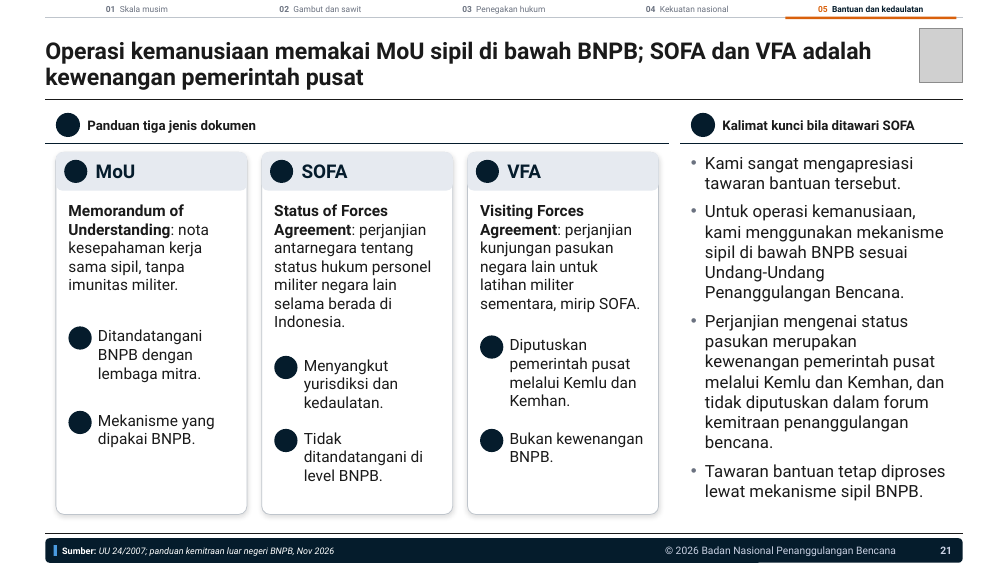
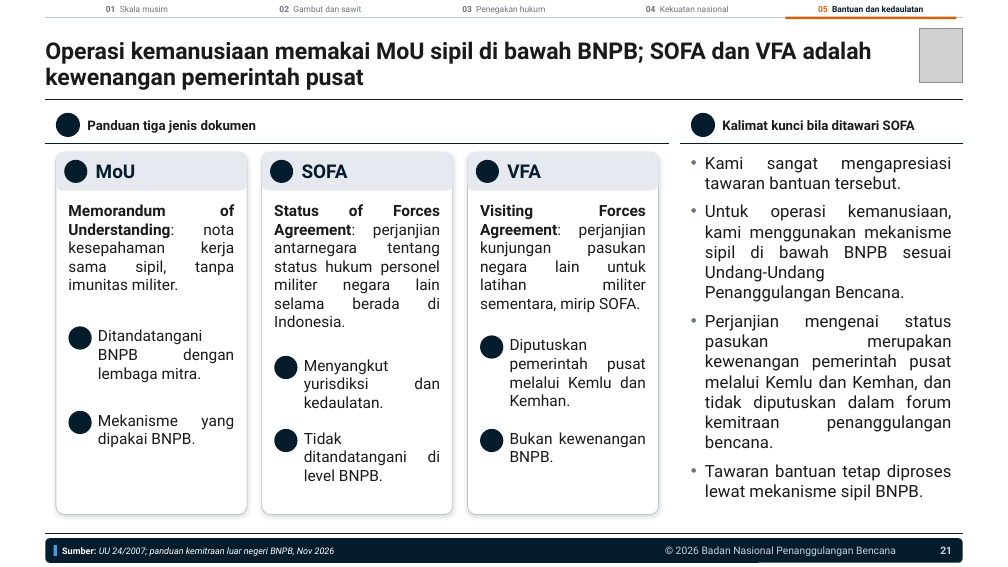
Before and after one commit to terasurbannetwork/poskokarhutla, a slide deck: slide 21 of data/laporan-bnpb/narasi-publik-karhutla-041126/Brief Narasi Publik Karhutla 041126.pptx. Drawn at 1008x567 pixels with LibreOffice and Linux fonts; fonts in the diff are those of the drawing; grey boxes stand for pictures; background and template pictures are left out. Boxes give left, top, right and bottom in pixels: in the first picture for what was removed or moved away, otherwise in the second. Text is boxed around its words. In the diff, an @@ line names an element or a change of style, - is before the commit and + after.

```diff
--- a/data/laporan-bnpb/narasi-publik-karhutla-041126/Brief Narasi Publik Karhutla 041126.pptx
+++ b/data/laporan-bnpb/narasi-publik-karhutla-041126/Brief Narasi Publik Karhutla 041126.pptx
@@ alignment left to justified in 10 elements at [68,204,179,290], [98,329,234,383], [98,414,234,447], [274,204,440,327], [304,359,440,393], [304,432,407,481], [480,204,646,312], [510,338,646,406], [510,432,646,462], [705,157,952,501] @@
```
Also in this commit, not shown: 5 other slides changed, 2 other files.
